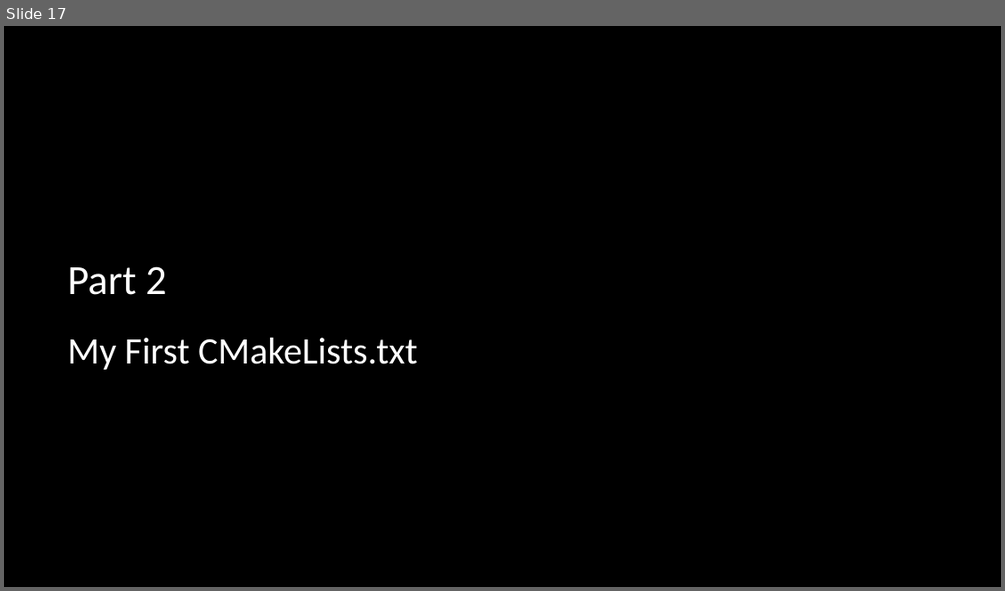
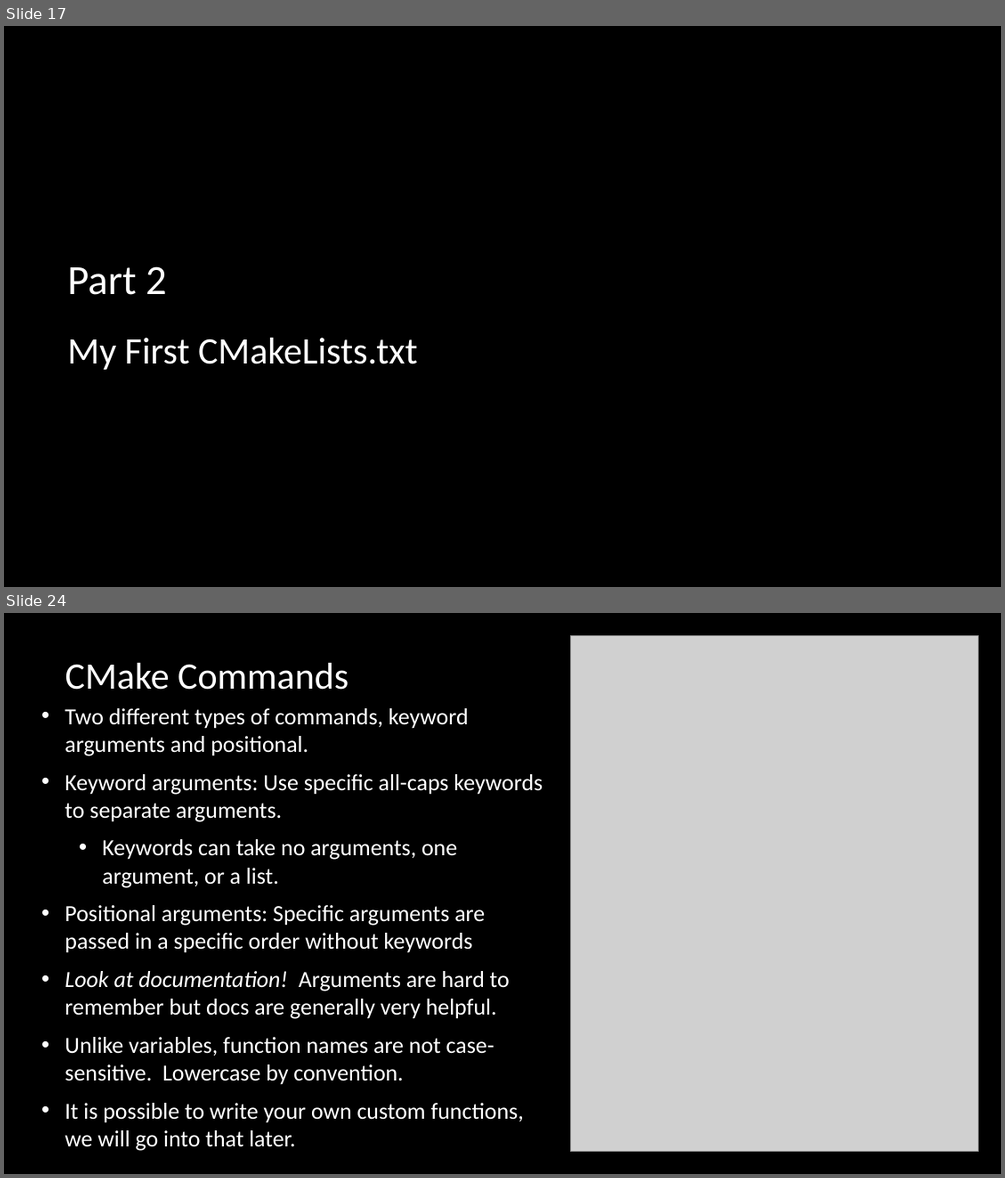
Before and after one commit to multiplemonomials/CMakeTraining, a slide deck: Session 1 - CMake and Building CXX.pptx. Shown one above the other, each under a label of ours: slide 17 before the commit, slides 17 and 24 after it; the slides between them are not shown. The pictures are 1005x591 and 1005x1178 pixels, drawn with LibreOffice and Linux fonts; fonts in the diff are those of the drawing; grey boxes stand for pictures; background and template pictures are left out. Boxes give left, top, right and bottom in pixels: in the first picture for what was removed or moved away, otherwise in the second. Text is boxed around its words. In the diff, an @@ line names an element or a change of style, - is before the commit and + after.

```diff
--- a/Session 1 - CMake and Building CXX.pptx
+++ b/Session 1 - CMake and Building CXX.pptx
@@ slide 24 added at [4, 613, 1001, 1174], background picture (left out) @@
@@ picture added at [570, 635, 979, 1151] @@
@@ title added at [65, 663, 348, 690], 36 pt, text #FFFFFF @@
+CMake Commands
@@ text added at [65, 736, 542, 1151], 22.2 pt, text #FFFFFF @@
+• Two different types of commands, keyword arguments and positional.
+• Keyword arguments: Use specific all-caps keywords to separate arguments.
+  • Keywords can take no arguments, one argument, or a list.
+• Positional arguments: Specific arguments are passed in a specific order without keywords
+• Look at documentation! Arguments are hard to remember but docs are generally very helpful.
+• Unlike variables, function names are not case-sensitive. Lowercase by convention.
+• It is possible to write your own custom functions, we will go into that later.
```
Also in this commit, not shown: 2 slides changed, 17 other slides added, 1 slide removed, 2 other files.
